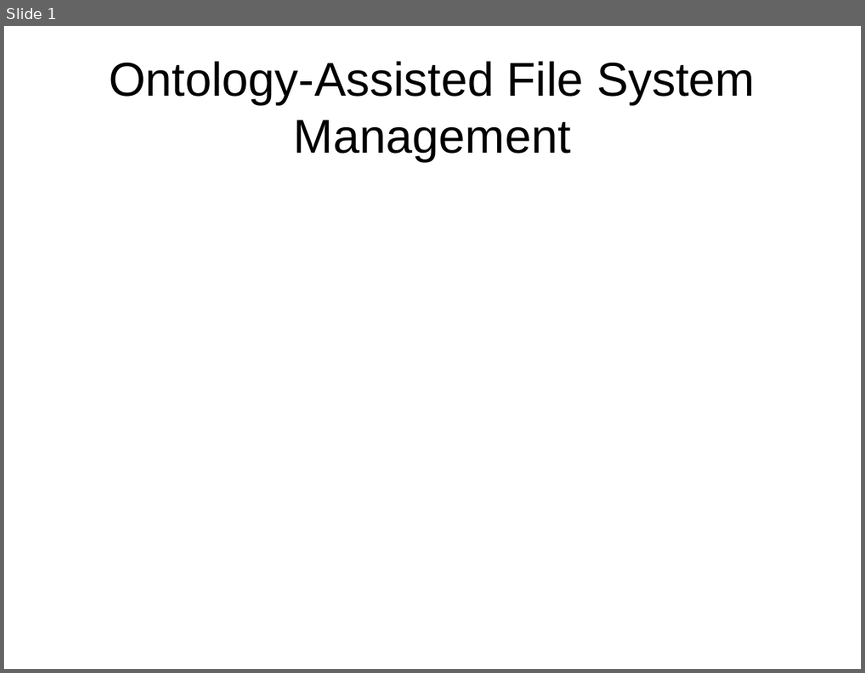
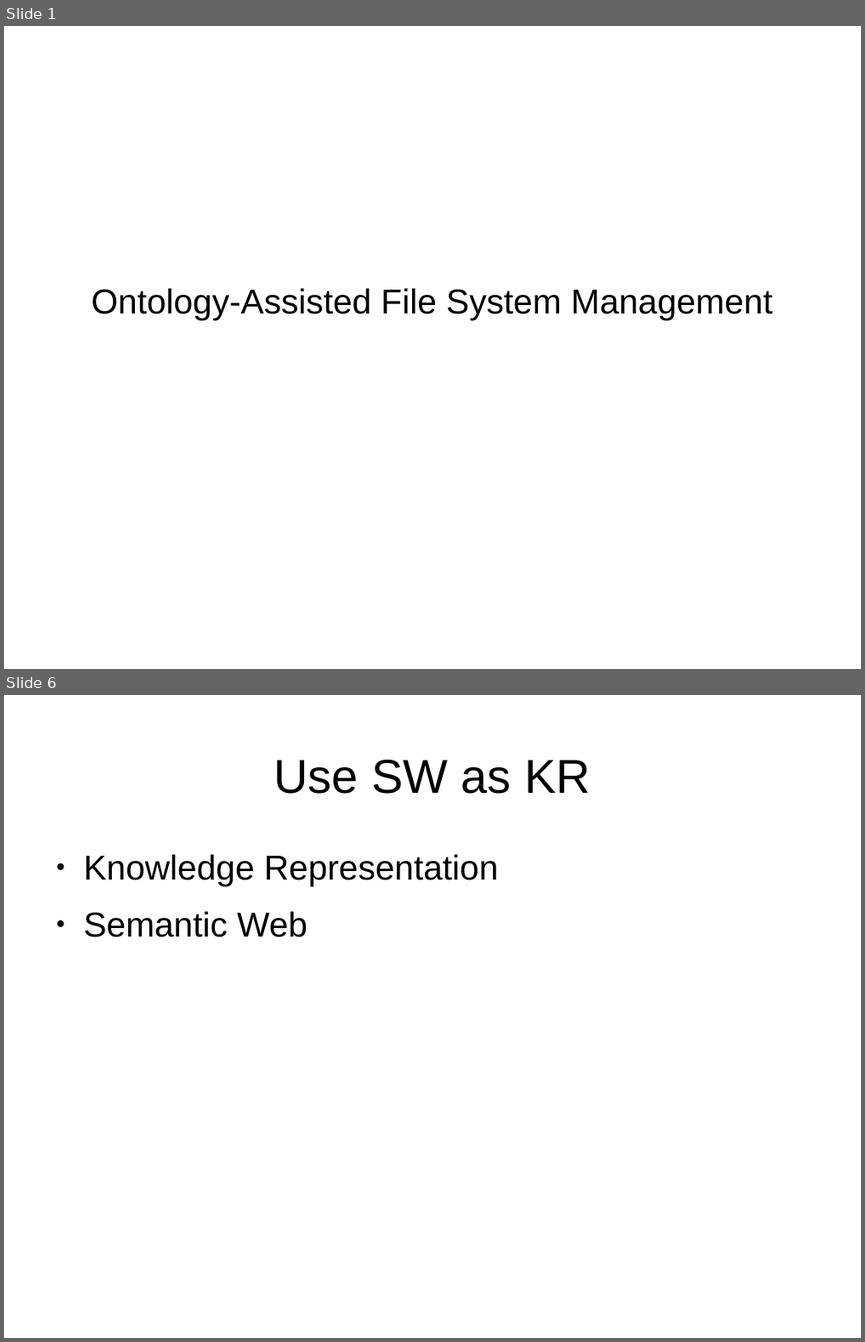
Before and after one commit to ShiZhan/fs-crawler, a slide deck: doc/oam.odp. Shown one above the other, each under a label of ours: slide 1 before the commit, slides 1 and 6 after it; the slides between them are not shown. The pictures are 865x673 and 865x1342 pixels, drawn with LibreOffice and Linux fonts; fonts in the diff are those of the drawing. Boxes give left, top, right and bottom in pixels: in the first picture for what was removed or moved away, otherwise in the second. Text is boxed around its words. In the diff, an @@ line names an element or a change of style, - is before the commit and + after.

```diff
--- a/doc/oam.odp
+++ b/doc/oam.odp
@@ slide 6 added at bbox=[4, 695, 861, 1338], background #FFFFFF @@
@@ title added at bbox=[273, 760, 590, 794], 44 pt, text #000000 @@
+Use SW as KR
@@ text added at bbox=[84, 854, 499, 937], 32 pt, text #000000 @@
+● Knowledge Representation
+● Semantic Web
@@ slide 1 changed as well @@
@@ subtitle "Ontology-Assisted File System Management" at bbox=[92, 288, 772, 320]: size 44 to 32 pt @@
```
Also in this commit, not shown: 8 other slides added.
